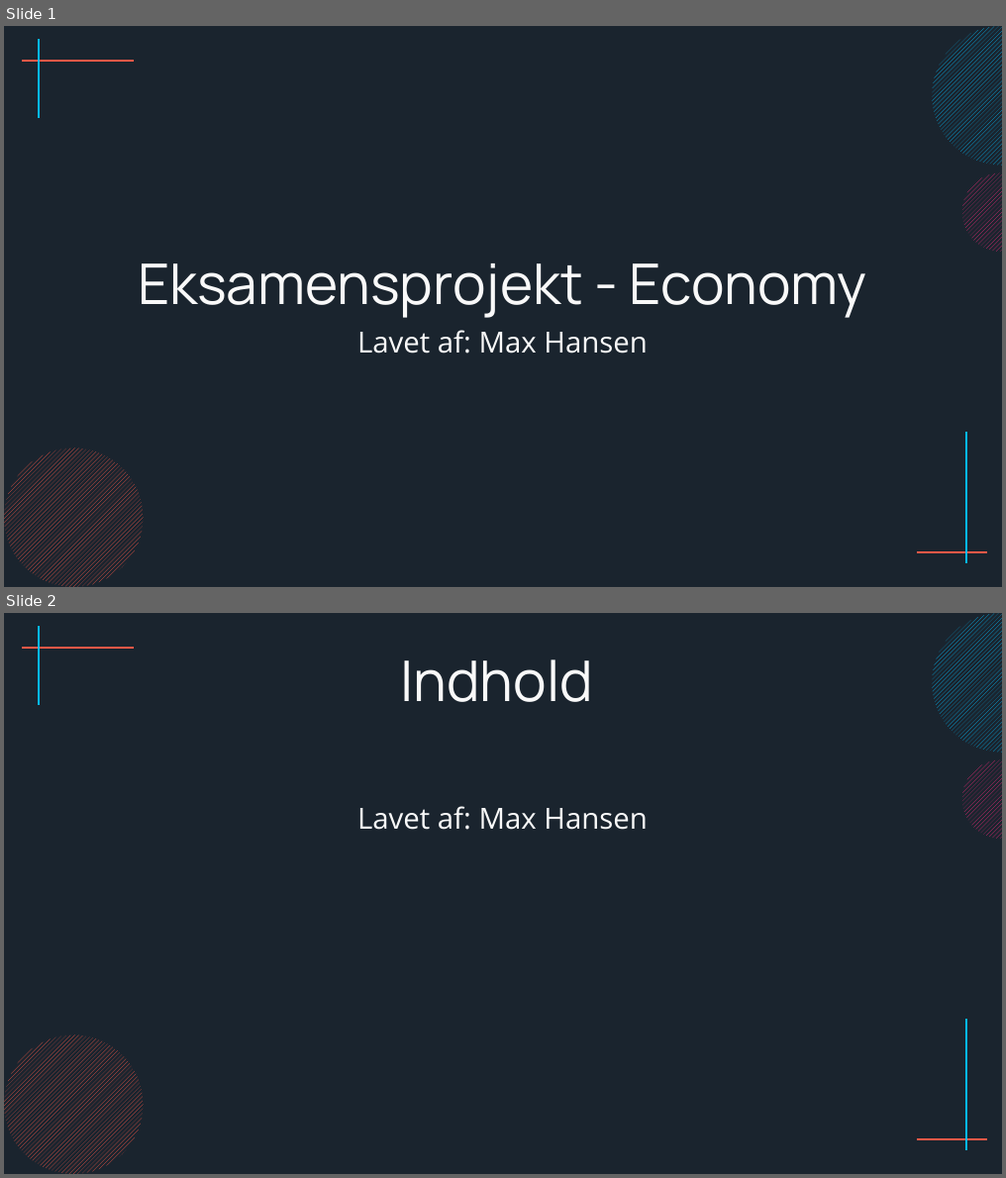
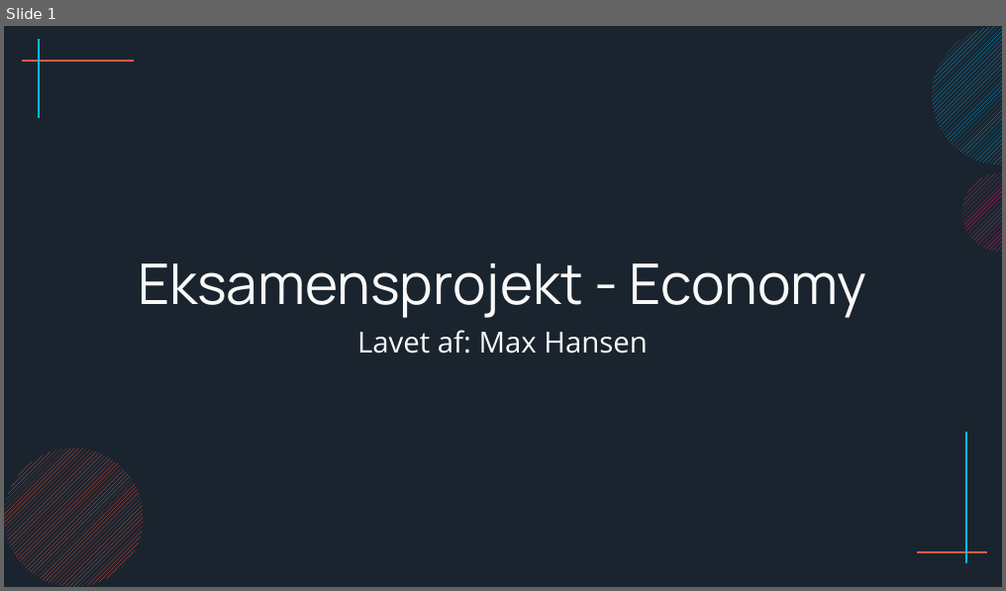
Before and after one commit to ProgrammeringOTGDKlassen/D-klassen-Programmering, a slide deck: Eksamensprojekt - Max/Præsentation/Præsentation af eksamensprojekt.pptx. Shown one above the other, each under a label of ours: slides 1 and 2 before the commit, slide 1 after it. The pictures are 1006x1178 and 1006x591 pixels, drawn with LibreOffice and Linux fonts; fonts in the diff are those of the drawing. Boxes give left, top, right and bottom in pixels: in the first picture for what was removed or moved away, otherwise in the second. Text is boxed around its words. In the diff, an @@ line names an element or a change of style, - is before the commit and + after.

```diff
--- a/Eksamensprojekt - Max/Præsentation/Præsentation af eksamensprojekt.pptx
+++ b/Eksamensprojekt - Max/Præsentation/Præsentation af eksamensprojekt.pptx
@@ slide 2 removed at (4,613,1002,1174), background #1A242E; not listed: 7 template elements that a slide beside it also shows @@
@@ title removed at (401,660,593,702) @@
-Indhold
@@ subtitle removed at (357,806,648,830) @@
-Lavet af: Max Hansen
```
Also in this commit, not shown: 1 slide added, 1 other file.
